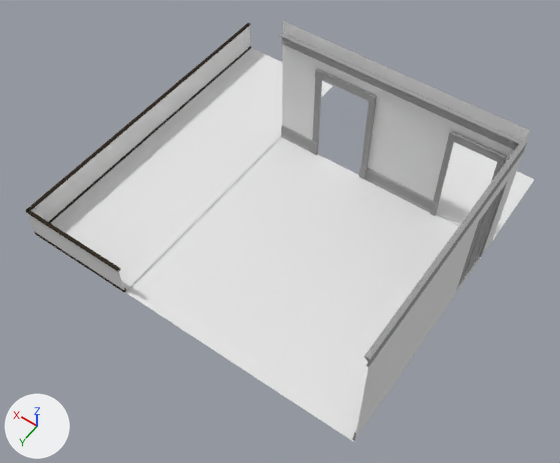
An edit to the Blender file Assets/models/floor_2/bedroom_n_w/bedroom02.blend, drawn before and after from the same camera.
One viewpoint serves both versions: a camera (50 mm lens) standing at (-30.4, 22.0, 36.1) and looking at (-14.8, 0.2, 1.8). The lights are fixed; the arrows at lower left show +X, +Y and +Z.

In view in the first picture: 'Cube', 'Cube.001', 'Cube.005', 'Cube.007', 'Cube.008', 'Cube.009', 'Cube.010', 'Cube.011', 'Cube.012', 'Cube.014', 'balcony_rail_top', 'balcony_rail_top_2', 'closet_foor', 'doorway.001', 'doorway.002', 'floor', 'floor.001', 'floor_board.001', 'top_trim.000', 'top_trim.003', 'wall_e', 'wall_s'.
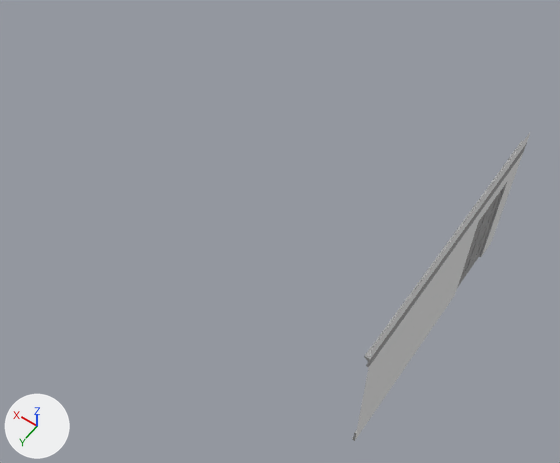
Location of each change, [x1, y1, x2, y2] in pixels of the pictures (560 x 463 px):
```json
{"object": "floor", "change": "hidden", "before": [125, 137, 481, 442]}
{"object": "floor.001", "change": "hidden", "before": [51, 48, 332, 292]}
{"object": "wall_s", "change": "hidden", "before": [282, 21, 531, 200]}
{"object": "closet_foor", "change": "hidden", "before": [436, 142, 535, 241]}
{"object": "top_trim.000", "change": "hidden", "before": [280, 33, 523, 150]}
{"object": "doorway.001", "change": "hidden", "before": [311, 69, 377, 180]}
{"object": "floor_board.001", "change": "hidden", "before": [281, 125, 433, 213]}
{"object": "doorway.002", "change": "hidden", "before": [430, 131, 506, 216]}
{"object": "balcony_rail_top", "change": "hidden", "before": [26, 23, 251, 212]}
{"object": "Cube.005", "change": "hidden", "before": [72, 142, 118, 196]}
{"object": "Cube", "change": "hidden", "before": [27, 176, 78, 233]}
{"object": "Cube.007", "change": "hidden", "before": [113, 109, 154, 161]}
{"object": "Cube.008", "change": "hidden", "before": [151, 80, 188, 130]}
{"object": "Cube.009", "change": "hidden", "before": [186, 52, 220, 100]}
{"object": "Cube.012", "change": "hidden", "before": [72, 242, 125, 290]}
{"object": "Cube.010", "change": "hidden", "before": [219, 26, 250, 72]}
{"object": "Cube.011", "change": "hidden", "before": [29, 215, 78, 260]}
{"object": "Cube.001", "change": "hidden", "before": [34, 46, 251, 233]}
{"object": "balcony_rail_top_2", "change": "hidden", "before": [26, 209, 121, 272], "on screen": "brown"}
{"object": "Cube.014", "change": "hidden", "before": [35, 233, 126, 292]}
```

Scene script edits in JSON lines:
```json
{"op": "add", "block": "ob_wall_s", "code": "ob_wall_s.hide_set(True)  # its collection is switched off"}
{"op": "add", "block": "ob_top_trim_000", "code": "ob_top_trim_000.hide_set(True)  # its collection is switched off"}
{"op": "add", "block": "ob_floor_board_001", "code": "ob_floor_board_001.hide_set(True)  # its collection is switched off"}
{"op": "add", "block": "ob_doorway_002", "code": "ob_doorway_002.hide_set(True)  # its collection is switched off"}
{"op": "add", "block": "ob_doorway_001", "code": "ob_doorway_001.hide_set(True)  # its collection is switched off"}
{"op": "add", "block": "ob_balcony_rail_top_2", "code": "ob_balcony_rail_top_2.hide_set(True)  # its collection is switched off"}
{"op": "add", "block": "ob_cube_014", "code": "ob_cube_014.hide_set(True)  # its collection is switched off"}
{"op": "add", "block": "ob_cube_012", "code": "ob_cube_012.hide_set(True)  # its collection is switched off"}
{"op": "add", "block": "ob_cube_011", "code": "ob_cube_011.hide_set(True)  # its collection is switched off"}
{"op": "add", "block": "ob_balcony_rail_top", "code": "ob_balcony_rail_top.hide_set(True)  # its collection is switched off"}
{"op": "add", "block": "ob_cube_001", "code": "ob_cube_001.hide_set(True)  # its collection is switched off"}
{"op": "add", "block": "ob_cube_010", "code": "ob_cube_010.hide_set(True)  # its collection is switched off"}
{"op": "add", "block": "ob_cube_009", "code": "ob_cube_009.hide_set(True)  # its collection is switched off"}
{"op": "add", "block": "ob_cube_008", "code": "ob_cube_008.hide_set(True)  # its collection is switched off"}
{"op": "add", "block": "ob_cube_007", "code": "ob_cube_007.hide_set(True)  # its collection is switched off"}
{"op": "add", "block": "ob_cube_005", "code": "ob_cube_005.hide_set(True)  # its collection is switched off"}
{"op": "add", "block": "ob_cube", "code": "ob_cube.hide_set(True)  # its collection is switched off"}
{"op": "add", "block": "ob_floor_001", "code": "ob_floor_001.hide_set(True)  # its collection is switched off"}
{"op": "add", "block": "ob_closet_foor", "code": "ob_closet_foor.hide_set(True)  # its collection is switched off"}
{"op": "add", "block": "ob_floor", "code": "ob_floor.hide_set(True)  # its collection is switched off"}
```
